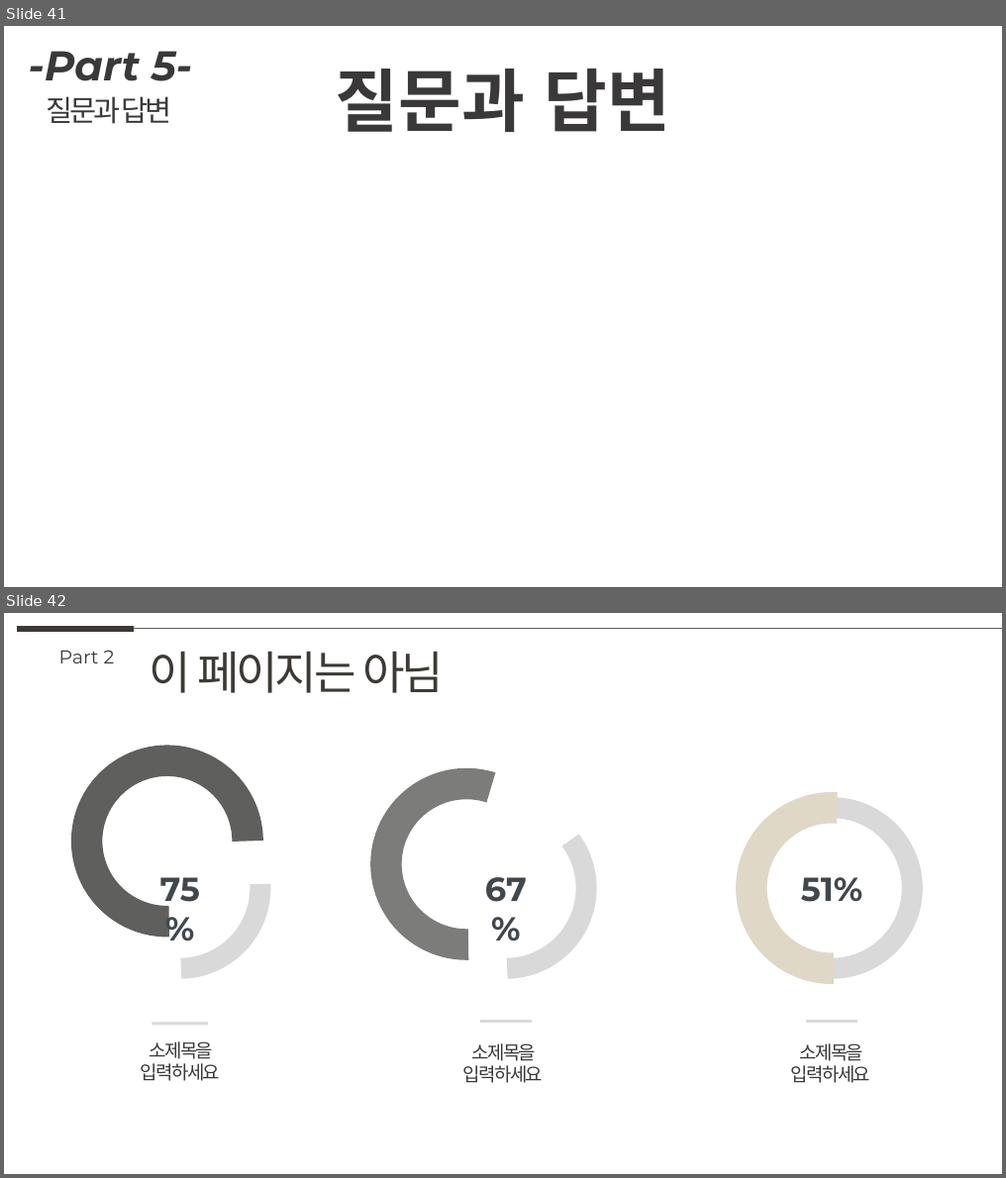
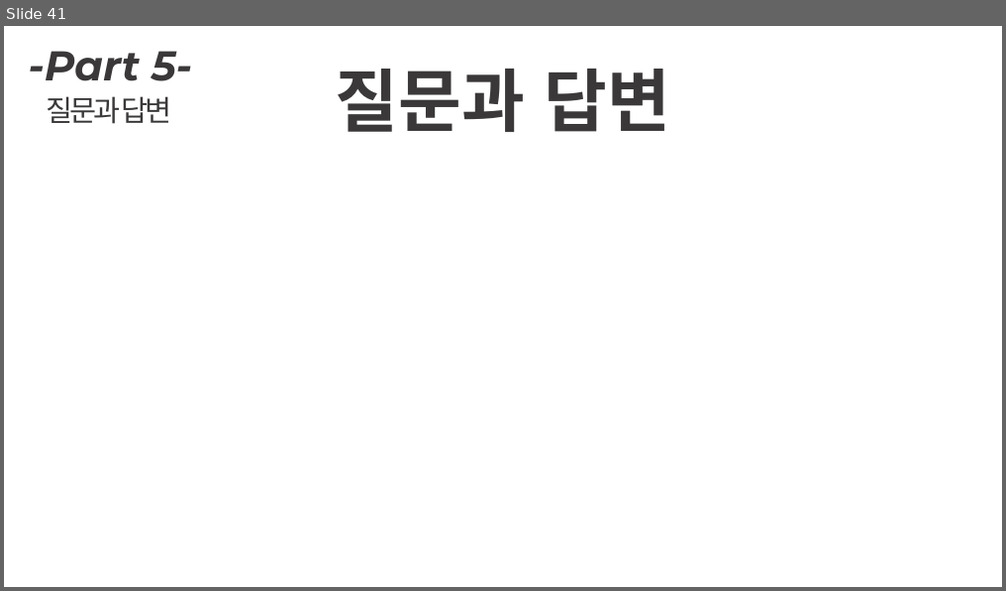
Before and after one commit to jjgod66/dw-final-group1, a slide deck: 산출물/1팀 피피티.pptx. Shown one above the other, each under a label of ours: slides 41 and 42 before the commit, slide 41 after it. The pictures are 1006x1178 and 1006x591 pixels, drawn with LibreOffice and Linux fonts; fonts in the diff are those of the drawing; background and template pictures are left out. Boxes give left, top, right and bottom in pixels: in the first picture for what was removed or moved away, otherwise in the second. Text is boxed around its words. In the diff, an @@ line names an element or a change of style, - is before the commit and + after.

```diff
--- a/산출물/1팀 피피티.pptx
+++ b/산출물/1팀 피피티.pptx
@@ slide 42 removed at [4, 613, 1002, 1174], background #FFFFFF @@
@@ line removed from (17, 629) to (135, 629) @@
@@ line removed from (135, 629) to (1002, 629) @@
@@ text removed at [59, 650, 115, 663] @@
-Part 2
@@ text removed at [149, 651, 444, 693] @@
-이 페이지는 아님
@@ arc (boxed as its full ellipse) removed at [87, 761, 249, 922] @@
@@ arc (boxed as its full ellipse) removed at [386, 783, 548, 945] @@
@@ arc (boxed as its full ellipse) removed at [99, 808, 260, 968] @@
@@ arc (boxed as its full ellipse) removed at [426, 808, 586, 968] @@
@@ arc (boxed as its full ellipse) removed at [751, 808, 913, 968] @@
@@ arc (boxed as its full ellipse) removed at [751, 808, 913, 968] @@
@@ text removed at [160, 877, 200, 909] @@
-75%
@@ text removed at [485, 877, 527, 902] @@
-67%
@@ text removed at [801, 877, 863, 902] @@
-51%
@@ rectangle removed at [152, 1022, 208, 1025] @@
@@ line removed from (480, 1022) to (532, 1022) @@
@@ line removed from (807, 1022) to (857, 1022) @@
@@ text removed at [141, 1042, 221, 1081] @@
-소제목을 입력하세요
@@ text removed at [463, 1044, 544, 1083] @@
-소제목을 입력하세요
@@ text removed at [791, 1044, 871, 1083] @@
-소제목을 입력하세요
```
Also in this commit, not shown: 2 slides changed.
